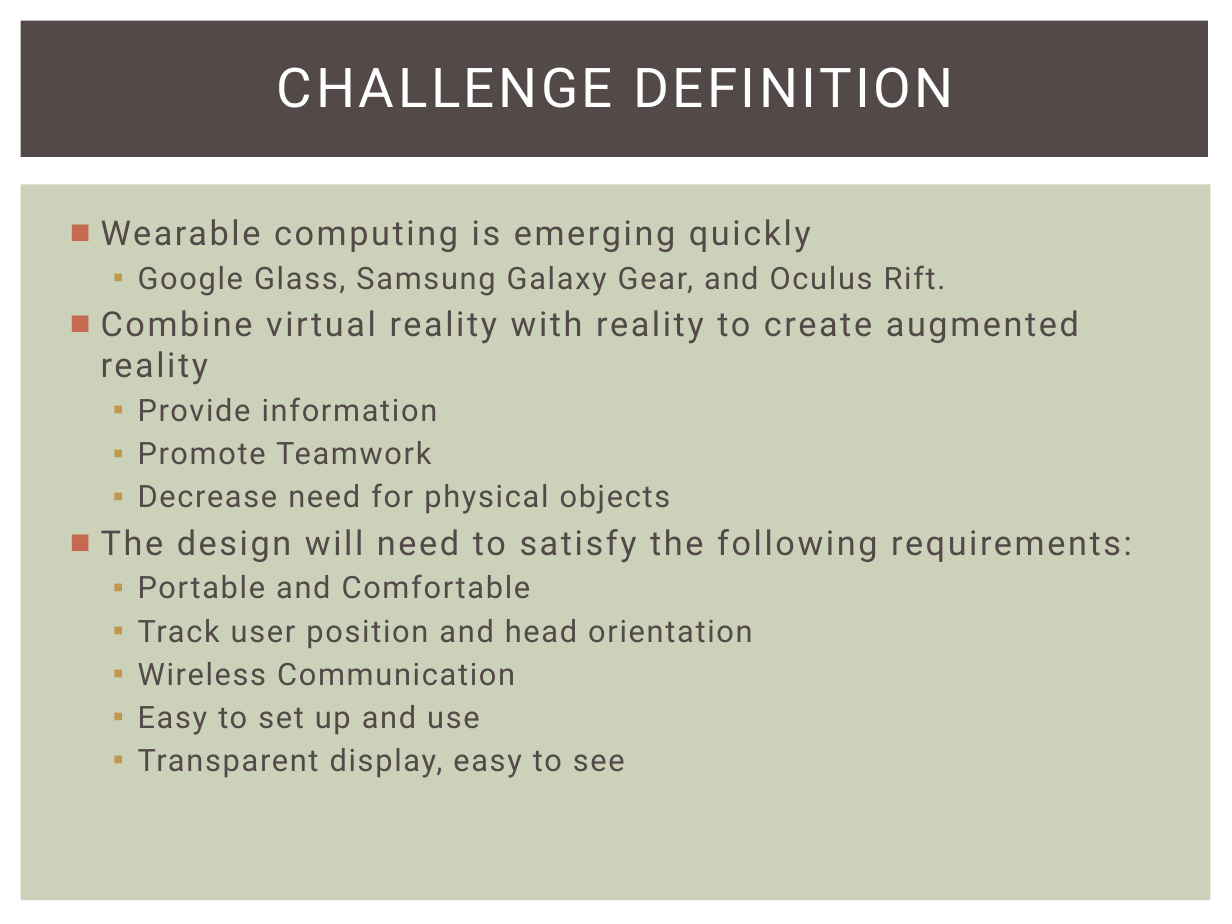
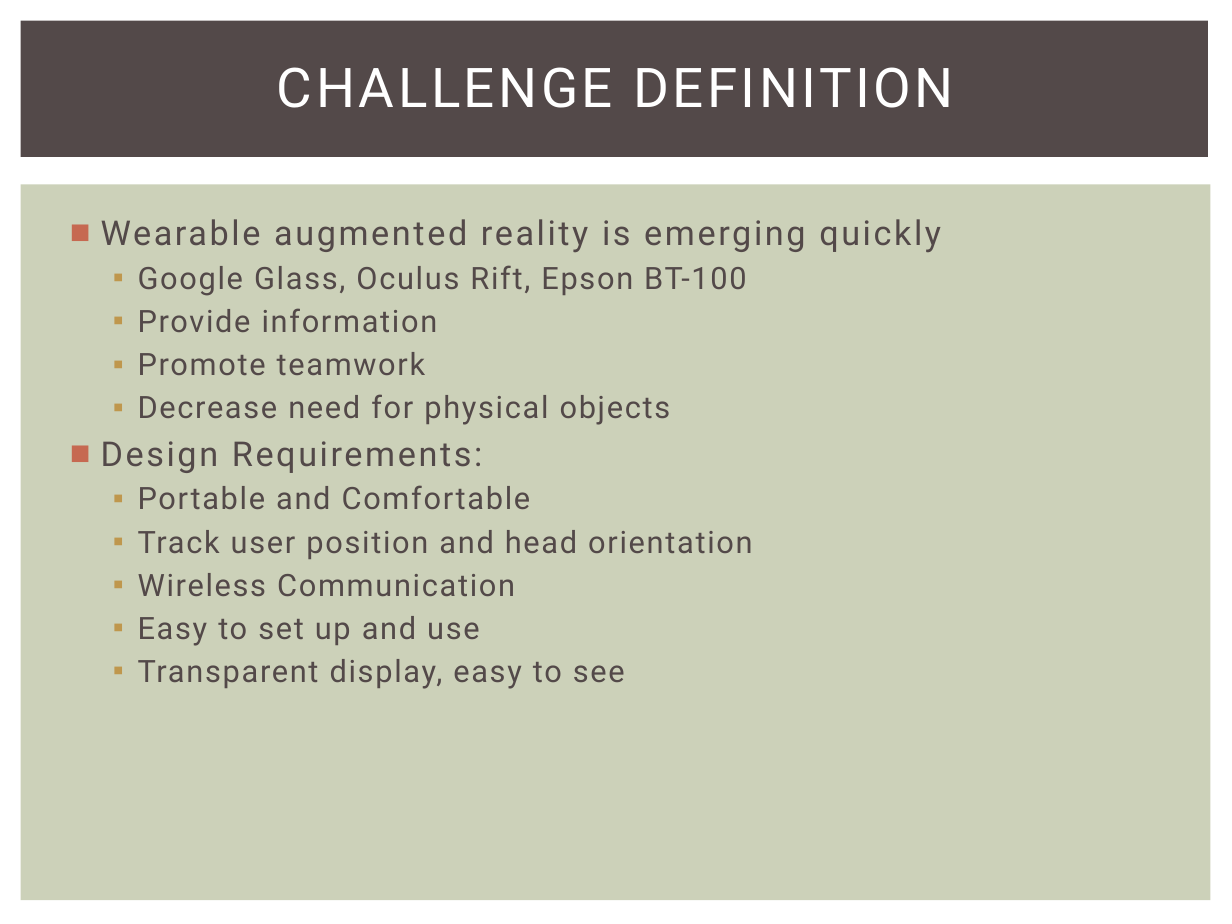
Before and after one commit to snowpuppy/augreality, a slide deck: slide 3 of doc/AugRealityMidReview.pptx. Drawn at 1232x924 pixels with LibreOffice and Linux fonts; fonts in the diff are those of the drawing. Boxes give left, top, right and bottom in pixels: in the first picture for what was removed or moved away, otherwise in the second. Text is boxed around its words. In the diff, an @@ line names an element or a change of style, - is before the commit and + after.

```diff
--- a/doc/AugRealityMidReview.pptx
+++ b/doc/AugRealityMidReview.pptx
@@ text at box(101, 219, 941, 296): text changed @@
-■ Wearable computing is emerging quickly
-  ▪ Google Glass, Samsung Galaxy Gear, and Oculus Rift.
-■ Combine virtual reality with reality to create augmented reality
+■ Wearable augmented reality is emerging quickly
+  ▪ Google Glass, Oculus Rift, Epson BT-100
@@ text at box(138, 352, 426, 375): text changed @@
-  ▪ Promote Teamwork
+  ▪ Promote teamwork
@@ text at box(101, 441, 483, 473): text changed @@
-■ The design will need to satisfy the following requirements:
+■ Design Requirements:
```
Also in this commit, not shown: 8 other slides changed.
